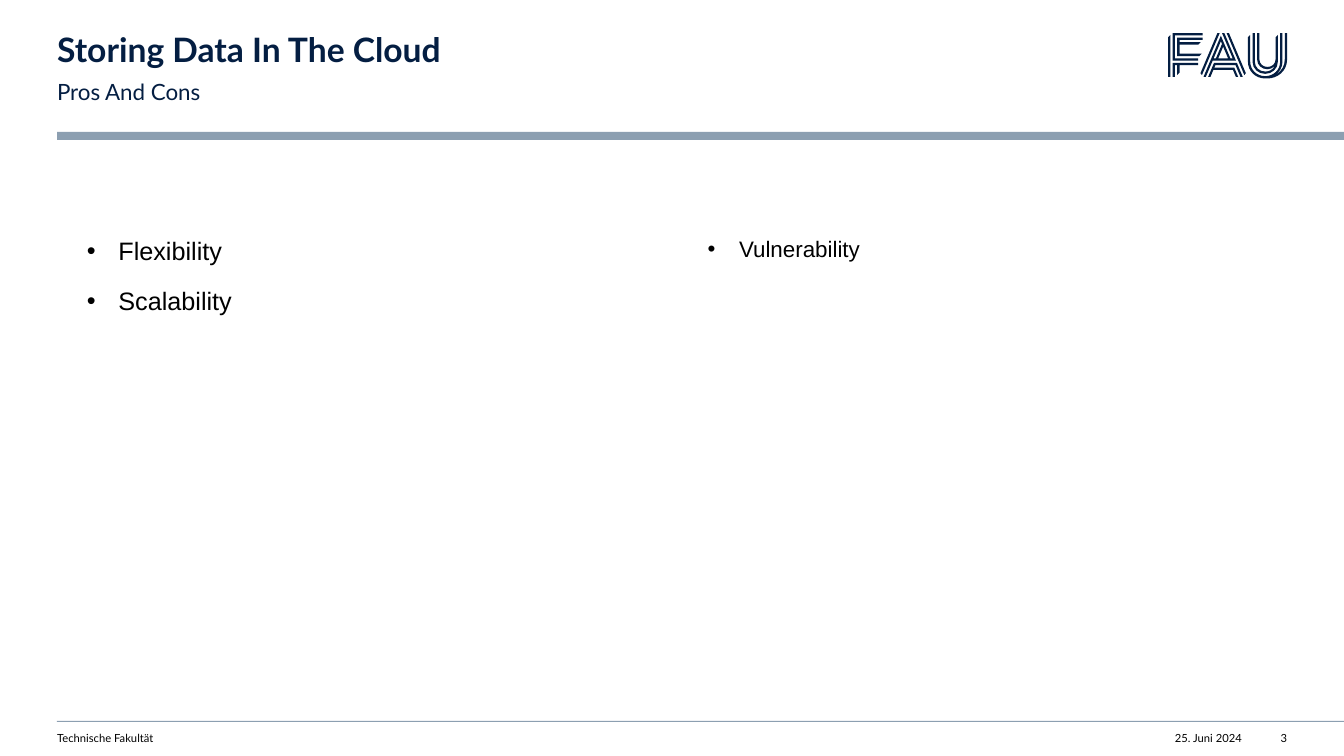
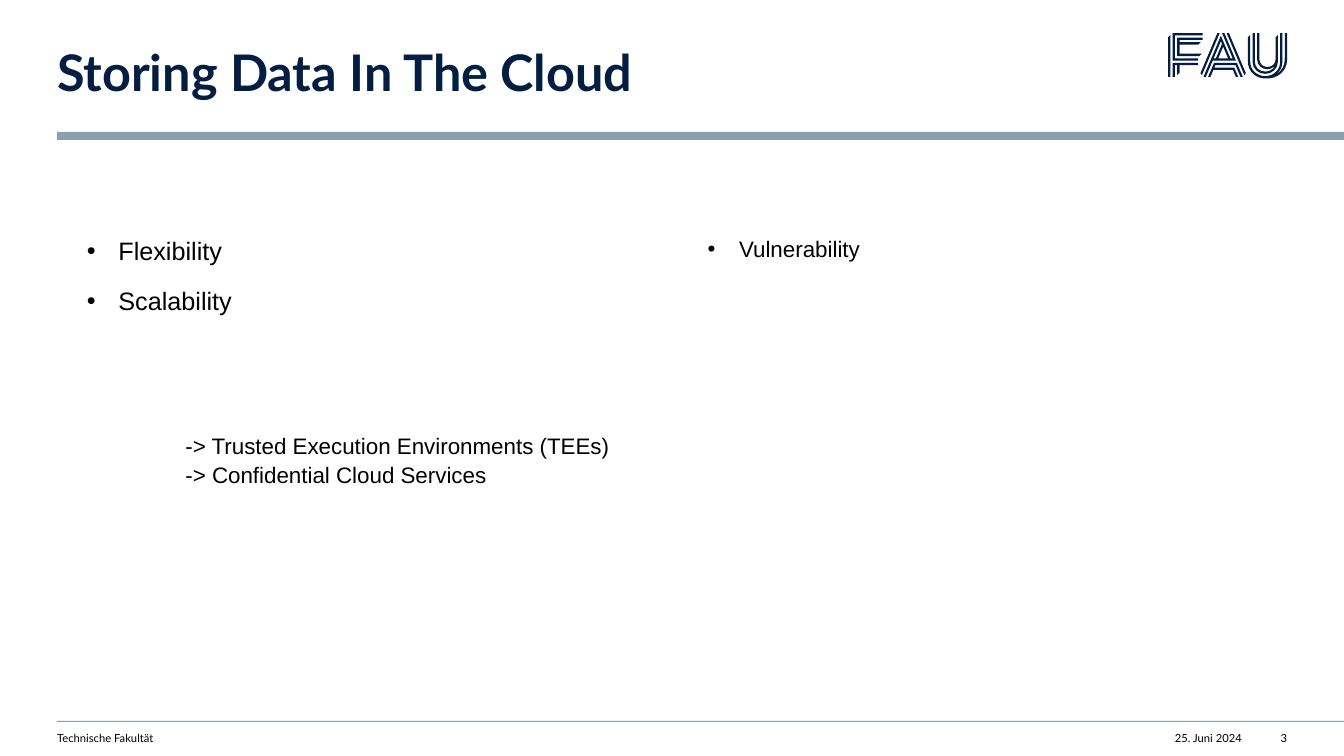
Before and after one commit to listigpeter/AKSS, a slide deck: slide 3 of presentation/confidetial_cloud_services.pptx. Drawn at 1344x756 pixels with LibreOffice and Linux fonts; fonts in the diff are those of the drawing. Boxes give left, top, right and bottom in pixels: in the first picture for what was removed or moved away, otherwise in the second. Text is boxed around its words. In the diff, an @@ line names an element or a change of style, - is before the commit and + after.

```diff
--- a/presentation/confidetial_cloud_services.pptx
+++ b/presentation/confidetial_cloud_services.pptx
@@ title "Storing Data In The Cloud" moved from (x1=57, y1=37, x2=441, y2=68) to (x1=57, y1=53, x2=633, y2=100) @@
@@ title "Storing Data In The Cloud" at (x1=57, y1=53, x2=633, y2=100): size 24 to 36 pt @@
@@ text removed at (x1=57, y1=83, x2=201, y2=100) @@
-Pros And Cons
@@ text added at (x1=212, y1=437, x2=609, y2=484), 16 pt, text #000000 @@
+-> Trusted Execution Environments (TEEs)
+-> Confidential Cloud Services
```
Also in this commit, not shown: 6 other slides changed, 10 other files.
